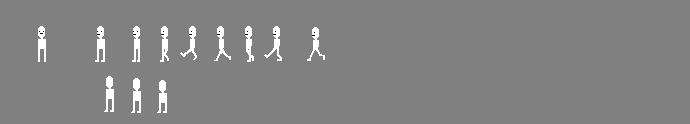
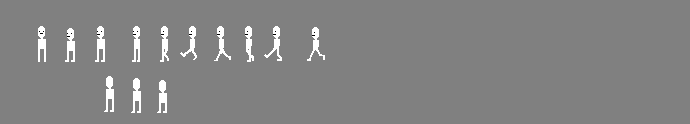
Before/after of a 690px x 124px layered artwork. What changed in the layer stack:
painted on "Layer 1" over [65, 28, 75, 62]
removed layer "Layer 2 copy" over [65, 28, 75, 62]
